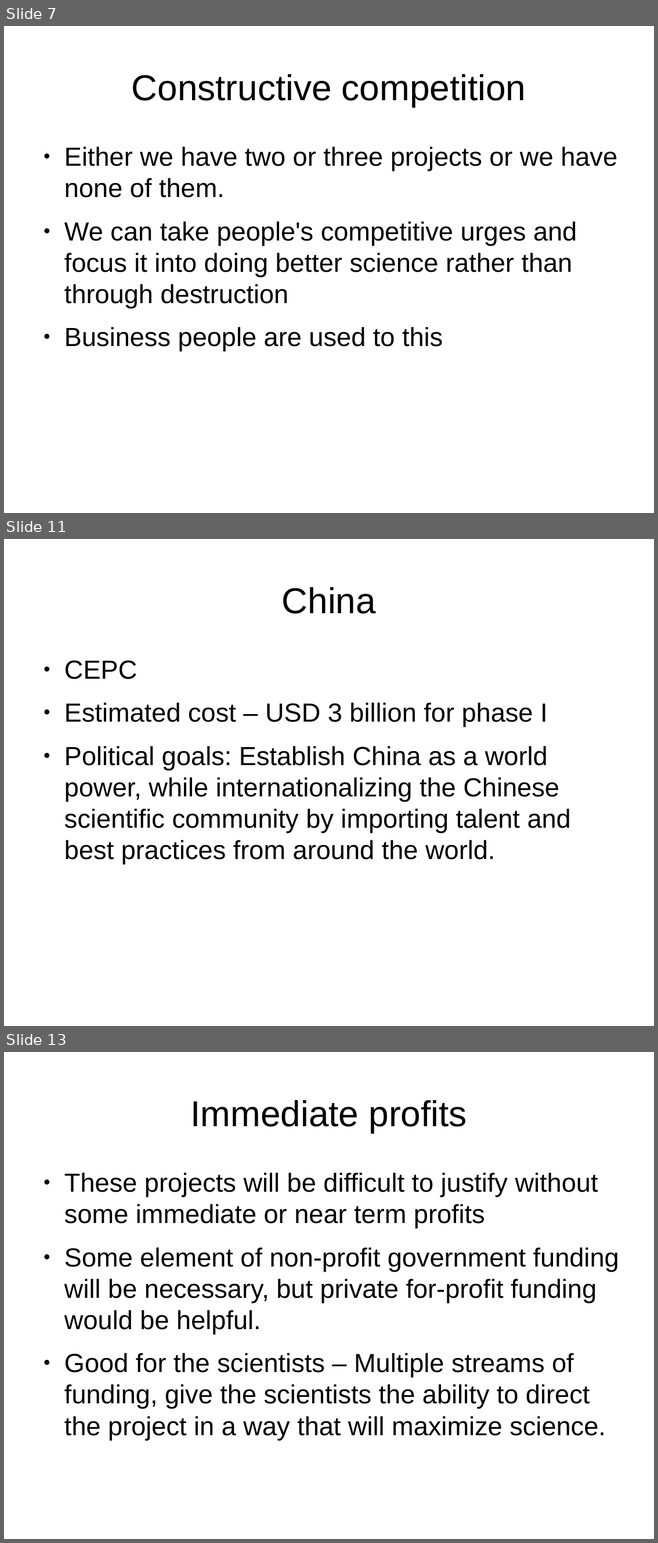
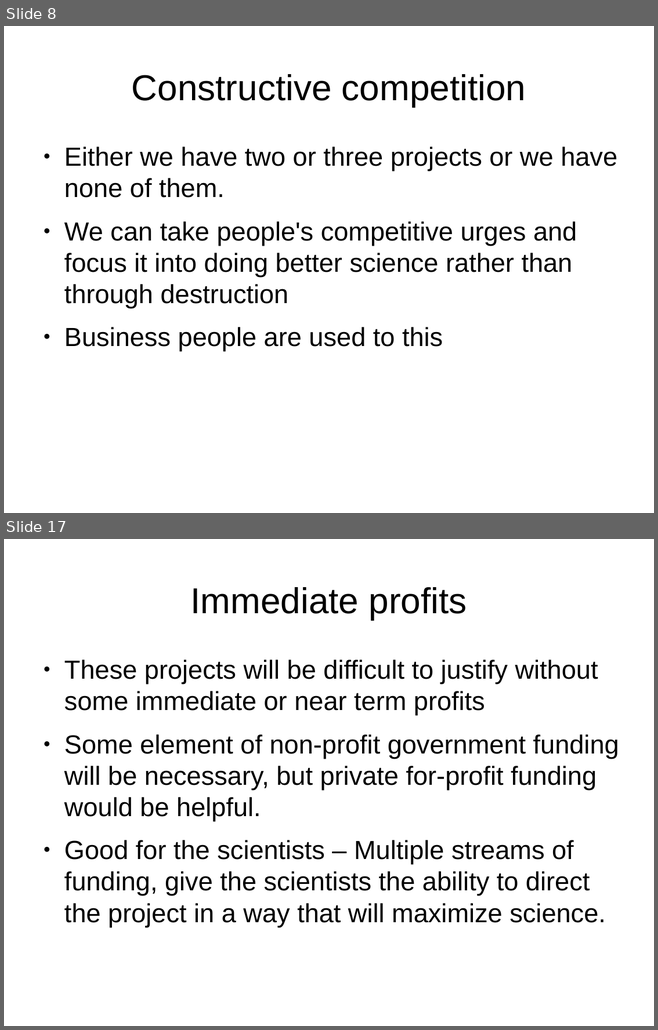
Before and after one commit to joequant/bitquant, a slide deck: pitchdecks/collider.odp. Shown one above the other, each under a label of ours: slides 7, 11 and 13 before the commit, slides 8 and 17 after it; the slides between them are not shown. The pictures are 658x1543 and 658x1030 pixels, drawn with LibreOffice and Linux fonts; fonts in the diff are those of the drawing. Boxes give left, top, right and bottom in pixels: in the first picture for what was removed or moved away, otherwise in the second. Text is boxed around its words. In the diff, an @@ line names an element or a change of style, - is before the commit and + after.

```diff
--- a/pitchdecks/collider.odp
+++ b/pitchdecks/collider.odp
@@ slide 11 removed at (x1=4, y1=539, x2=654, y2=1026), background #FFFFFF @@
@@ title removed at (x1=282, y1=587, x2=376, y2=614) @@
-China
@@ text removed at (x1=64, y1=660, x2=571, y2=864) @@
-● CEPC
-● Estimated cost – USD 3 billion for phase I
-● Political goals: Establish China as a world power, while internationalizing the Chinese scientific community by importing talent and best practices from around the world.
@@ what was slide 7 is now slide 8 @@
@@ what was slide 13 is now slide 17 @@
```
Also in this commit, not shown: 7 slides changed, 6 slides added, 1 other file.
